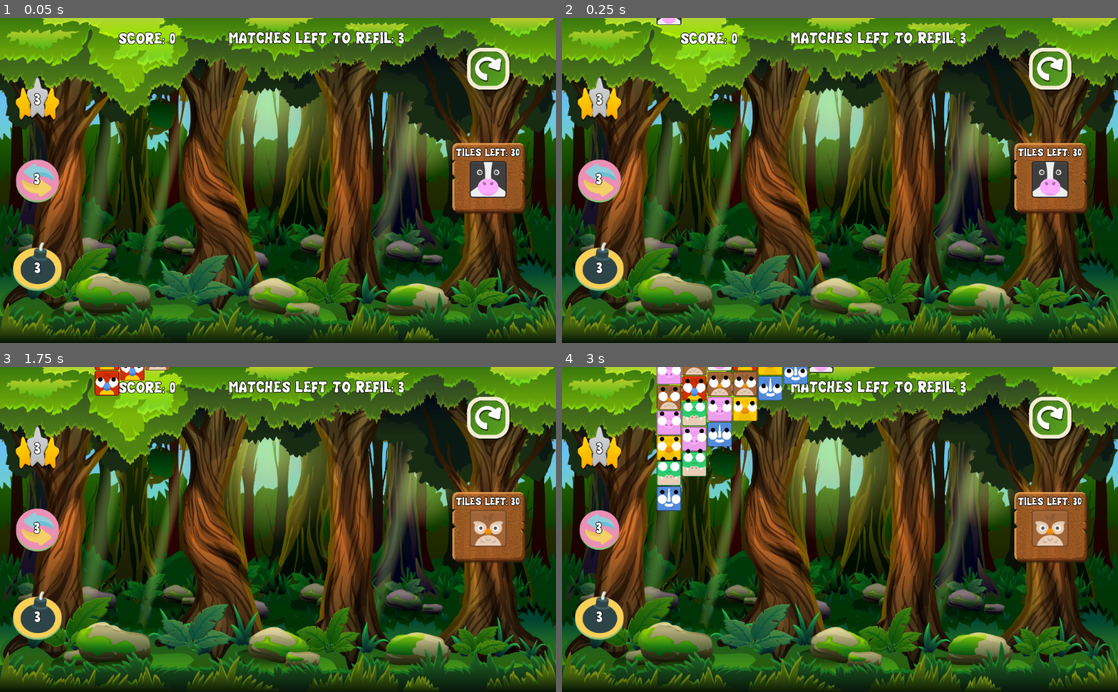
Above: before the commit, frames 1-4 (two rows, left to right).
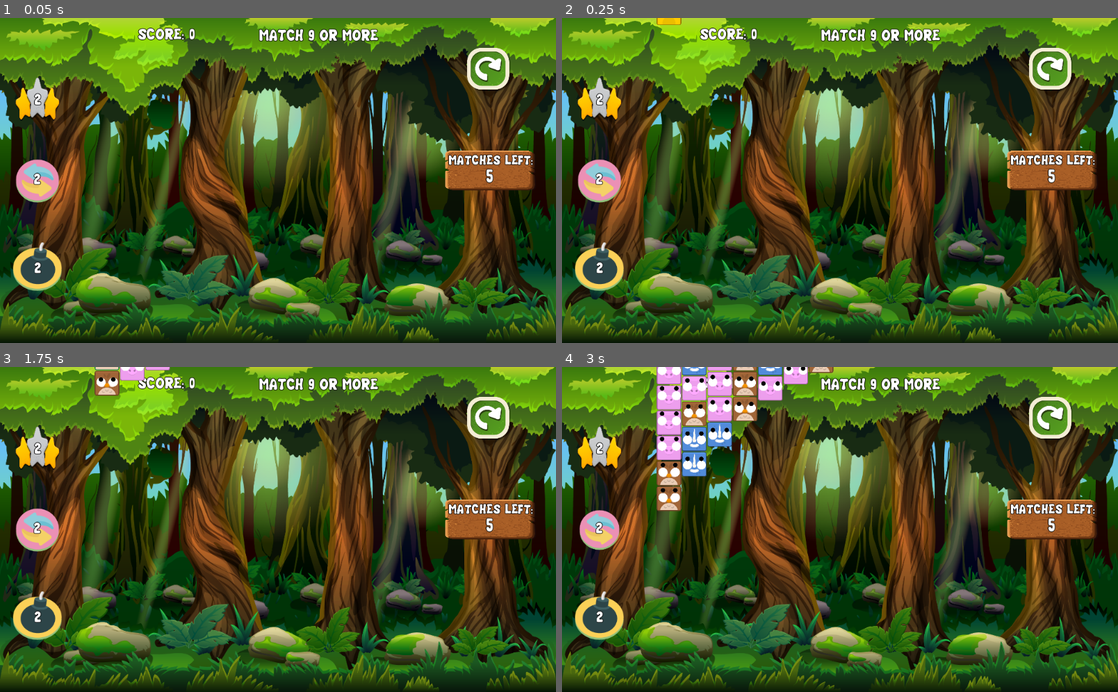
Above: after the commit, the same moments.

Repository: borkoDimitrov/AnimalBlocks
Game: Godot game, scene res://LevelManager.tscn
Two runs of this game, one before a commit and one after it. Both use one fixed random seed, a clock stepped at 60 frames per second and the inputs below.
Inputs (mouse positions are in pixels of both pictures, inside the frame that each line leads up to):
- Up to frame 1 (0.05 s): no input
- Up to frame 2 (0.25 s): no input
- Up to frame 3 (1.75 s): click (489, 419) at 0.5 s; click (489, 419) at 1.25 s
- Up to frame 4 (3 s): click (1051, 419) at 2 s; click (600, 529) at 2.77 s

The runs differ from the first frame. In frame 1, 4.2% of the frame differs, in the area x 6-97%, y 2-79%; in frame 2, 4.3%; in frame 3, 4.6%; in frame 4, 7.3%, in the area x 6-97%, y 0-79%.

Commit message:
Add sounds and initial logic for level difficulties

Diff:
--- a/Level/Level.gd
+++ b/Level/Level.gd
@@ -18,7 +18,6 @@
 	for skill in $"%Skills".get_children():
 		skill.connect("HANDLE_SKILL_ACTIVATION", self, "HandleSkillActivation")
 	$CanvasLayer/LevelRestart.connect("pressed", self, "OnLevelRestartPressed")
-#	$MusicPlayer.pick_song()
 
 
 func initialize(_number_of_animals, _weight):
@@ -130,6 +129,8 @@
 	if group_count >= match_count:
 		CreateLabelForMatch(tile, group_count)
 		OnMatch(tile, group_count)
+	else:
+		$AudioStreamPlayer2D.play()
 
 	tile.UnmarkMatchingGroup()
 
@@ -166,12 +167,18 @@
 	current_score += $"%SmallBomb".skill_uses_left * 50
 
 func LevelWon():
+	get_tree().call_group("tiles", "DisableBlockButton")
+
 	yield(get_tree().create_timer(1), "timeout")
 	CountSkillsScore()
+
 	$"%Label".text = "SCORE: " + str(current_score)
-
-	yield(get_tree().create_timer(1), "timeout")
-	Globals.emit_signal("HANDLE_LEVEL_WON")
+	$AnimatedSprite.show()
+	$AnimatedSprite.play()
 
 func OnLevelRestartPressed():
 	get_tree().reload_current_scene()
+
+
+func _on_AnimatedSprite_animation_finished():
+	Globals.emit_signal("HANDLE_LEVEL_WON")
--- a/Level/Level.tscn
+++ b/Level/Level.tscn
@@ -1,15 +1,55 @@
-[gd_scene load_steps=14 format=2]
+[gd_scene load_steps=55 format=2]
 
 [ext_resource path="res://Level/Level.gd" type="Script" id=1]
 [ext_resource path="res://Utils/AudioPlayer.gd" type="Script" id=2]
 [ext_resource path="res://Assets/Fonts/CHUBBY.TTF" type="DynamicFontData" id=3]
 [ext_resource path="res://Assets/Sprites/CartoonForest.png" type="Texture" id=4]
-[ext_resource path="res://Utils/MusicPlayer.tscn" type="PackedScene" id=5]
+[ext_resource path="res://Assets/Music/Tracks/bump.wav" type="AudioStream" id=5]
 [ext_resource path="res://Assets/Sprites/UI/restart.png" type="Texture" id=6]
 [ext_resource path="res://Skills/SmallBomb.tscn" type="PackedScene" id=7]
 [ext_resource path="res://Skills/MatchTwoTiles.tscn" type="PackedScene" id=8]
 [ext_resource path="res://Skills/SwapTiles.tscn" type="PackedScene" id=9]
 [ext_resource path="res://Assets/Sprites/UI/TargetBackground.png" type="Texture" id=10]
+[ext_resource path="res://Assets/Sprites/UI/StageCleared/StageCleared_13.png" type="Texture" id=11]
+[ext_resource path="res://Assets/Sprites/UI/StageCleared/StageCleared_22.png" type="Texture" id=12]
+[ext_resource path="res://Assets/Sprites/UI/StageCleared/StageCleared_33.png" type="Texture" id=13]
+[ext_resource path="res://Assets/Sprites/UI/StageCleared/StageCleared_27.png" type="Texture" id=14]
+[ext_resource path="res://Assets/Sprites/UI/StageCleared/StageCleared_30.png" type="Texture" id=15]
+[ext_resource path="res://Assets/Sprites/UI/StageCleared/StageCleared_31.png" type="Texture" id=16]
+[ext_resource path="res://Assets/Sprites/UI/StageCleared/StageCleared_10.png" type="Texture" id=17]
+[ext_resource path="res://Assets/Sprites/UI/StageCleared/StageCleared_16.png" type="Texture" id=18]
+[ext_resource path="res://Assets/Sprites/UI/StageCleared/StageCleared_19.png" type="Texture" id=19]
+[ext_resource path="res://Assets/Sprites/UI/StageCleared/StageCleared_37.png" type="Texture" id=20]
+[ext_resource path="res://Assets/Sprites/UI/StageCleared/StageCleared_36.png" type="Texture" id=21]
+[ext_resource path="res://Assets/Sprites/UI/StageCleared/StageCleared_39.png" type="Texture" id=22]
+[ext_resource path="res://Assets/Sprites/UI/StageCleared/StageCleared_14.png" type="Texture" id=23]
+[ext_resource path="res://Assets/Sprites/UI/StageCleared/StageCleared_28.png" type="Texture" id=24]
+[ext_resource path="res://Assets/Sprites/UI/StageCleared/StageCleared_12.png" type="Texture" id=25]
+[ext_resource path="res://Assets/Sprites/UI/StageCleared/StageCleared_38.png" type="Texture" id=26]
+[ext_resource path="res://Assets/Sprites/UI/StageCleared/StageCleared_23.png" type="Texture" id=27]
+[ext_resource path="res://Assets/Sprites/UI/StageCleared/StageCleared_32.png" type="Texture" id=28]
+[ext_resource path="res://Assets/Sprites/UI/StageCleared/StageCleared_11.png" type="Texture" id=29]
+[ext_resource path="res://Assets/Sprites/UI/StageCleared/StageCleared_25.png" type="Texture" id=30]
+[ext_resource path="res://Assets/Sprites/UI/StageCleared/StageCleared_35.png" type="Texture" id=31]
+[ext_resource path="res://Assets/Sprites/UI/StageCleared/StageCleared_21.png" type="Texture" id=32]
+[ext_resource path="res://Assets/Sprites/UI/StageCleared/StageCleared_09.png" type="Texture" id=33]
+[ext_resource path="res://Assets/Sprites/UI/StageCleared/StageCleared_17.png" type="Texture" id=34]
+[ext_resource path="res://Assets/Sprites/UI/StageCleared/StageCleared_24.png" type="Texture" id=35]
+[ext_resource path="res://Assets/Sprites/UI/StageCleared/StageCleared_26.png" type="Texture" id=36]
+[ext_resource path="res://Assets/Sprites/UI/StageCleared/StageCleared_08.png" type="Texture" id=37]
+[ext_resource path="res://Assets/Sprites/UI/StageCleared/StageCleared_15.png" type="Texture" id=38]
+[ext_resource path="res://Assets/Sprites/UI/StageCleared/StageCleared_20.png" type="Texture" id=39]
+[ext_resource path="res://Assets/Sprites/UI/StageCleared/StageCleared_29.png" type="Texture" id=40]
+[ext_resource path="res://Assets/Sprites/UI/StageCleared/StageCleared_34.png" type="Texture" id=41]
+[ext_resource path="res://Assets/Sprites/UI/StageCleared/StageCleared_07.png" type="Texture" id=42]
+[ext_resource path="res://Assets/Sprites/UI/StageCleared/StageCleared_18.png" type="Texture" id=43]
+[ext_resource path="res://Assets/Sprites/UI/StageCleared/StageCleared_06.png" type="Texture" id=44]
+[ext_resource path="res://Assets/Sprites/UI/StageCleared/StageCleared_00.png" type="Texture" id=45]
+[ext_resource path="res://Assets/Sprites/UI/StageCleared/StageCleared_01.png" type="Texture" id=46]
+[ext_resource path="res://Assets/Sprites/UI/StageCleared/StageCleared_03.png" type="Texture" id=47]
+[ext_resource path="res://Assets/Sprites/UI/StageCleared/StageCleared_04.png" type="Texture" id=48]
+[ext_resource path="res://Assets/Sprites/UI/StageCleared/StageCleared_02.png" type="Texture" id=49]
+[ext_resource path="res://Assets/Sprites/UI/StageCleared/StageCleared_05.png" type="Texture" id=50]
 
 [sub_resource type="Theme" id=2]
 
@@ -21,6 +61,14 @@
 
 [sub_resource type="RectangleShape2D" id=1]
 extents = Vector2( 2000, 10 )
+
+[sub_resource type="SpriteFrames" id=4]
+animations = [ {
+"frames": [ ExtResource( 45 ), ExtResource( 46 ), ExtResource( 49 ), ExtResource( 47 ), ExtResource( 48 ), ExtResource( 50 ), ExtResource( 44 ), ExtResource( 42 ), ExtResource( 37 ), ExtResource( 33 ), ExtResource( 17 ), ExtResource( 29 ), ExtResource( 25 ), ExtResource( 11 ), ExtResource( 23 ), ExtResource( 38 ), ExtResource( 18 ), ExtResource( 34 ), ExtResource( 43 ), ExtResource( 19 ), ExtResource( 39 ), ExtResource( 32 ), ExtResource( 12 ), ExtResource( 27 ), ExtResource( 35 ), ExtResource( 30 ), ExtResource( 36 ), ExtResource( 14 ), ExtResource( 24 ), ExtResource( 40 ), ExtResource( 15 ), ExtResource( 16 ), ExtResource( 28 ), ExtResource( 13 ), ExtResource( 41 ), ExtResource( 31 ), ExtResource( 21 ), ExtResource( 20 ), ExtResource( 26 ), ExtResource( 22 ) ],
+"loop": true,
+"name": "default",
+"speed": 20.0
+} ]
 
 [node name="Level" type="Node2D" groups=["level"]]
 script = ExtResource( 1 )
@@ -97,4 +145,13 @@
 [node name="AudioPlayer" type="AudioStreamPlayer2D" parent="."]
 script = ExtResource( 2 )
 
-[node name="MusicPlayer" parent="." instance=ExtResource( 5 )]
+[node name="AudioStreamPlayer2D" type="AudioStreamPlayer2D" parent="."]
+stream = ExtResource( 5 )
+
+[node name="AnimatedSprite" type="AnimatedSprite" parent="."]
+visible = false
+position = Vector2( 823, 538 )
+scale = Vector2( 2, 2 )
+frames = SubResource( 4 )
+
+[connection signal="animation_finished" from="AnimatedSprite" to="." method="_on_AnimatedSprite_animation_finished"]
--- a/LevelManager.gd
+++ b/LevelManager.gd
@@ -2,6 +2,16 @@
 
 var levelDificulty = 0
 var levelTypeIndex = 0
+
+var tileDestroyerEasy = {
+	0 : [2, 0.3, 50, 5],
+	1 : [3, 0.3, 5, 9]
+}
+var tileDestroyerHard = {
+	0 : [4, 0.3, 50, 5],
+	1 : [5, 0.3, 5, 9]
+}
+var tileDestroyerDiff = [tileDestroyerEasy, tileDestroyerHard]
 
 onready var levels = [
 	preload("res://Level/ClassicLevel.tscn"),
@@ -18,7 +28,7 @@
 
 func StartNextLevel():
 	levelDificulty = levelTypeIndex / levels.size()
-	var level = levels[1]
+	var level = levels[2]
 #	var level = levels[levelTypeIndex % levels.size()]
 	var level_path = level.resource_path
 
@@ -32,7 +42,7 @@
 	elif level_path == "res://Level/LevelTileCount.tscn":
 		var scene = level.instance()
 		add_child(scene)
-		scene.initializeTileCounter(7, 0.0, 30, 3)
+		scene.initializeTileCounter(2, 0.0, 30, 3)
 		# EASY
 		# 2, 0.3, 50, 5
 		# 3, 0.3, 40, 5
@@ -67,7 +77,8 @@
 	elif level_path == "res://Level/LevelTileDestroyer.tscn":
 		var scene = level.instance()
 		add_child(scene)
-		scene.initializeTileDestroyer(7, 0.1, 10, 5)
+		var levelDif = tileDestroyerDiff[0][1]
+		scene.initializeTileDestroyer(levelDif[0], levelDif[1], levelDif[2], levelDif[3])
 		# EASY
 		# 2, 0.3, 3, 10
 		# 3, 0.3, 5, 9
--- a/Skills/SmallBomb.gd
+++ b/Skills/SmallBomb.gd
@@ -5,6 +5,8 @@
 func HandleTileClick(tile) -> bool:
 	emit_signal("DESTROY_TILE", tile)
 
+	$AudioStreamPlayer2D.play()
+
 	UseSkill()
 	DeactivateSkill()
 
--- a/Skills/SmallBomb.tscn
+++ b/Skills/SmallBomb.tscn
@@ -1,9 +1,10 @@
-[gd_scene load_steps=5 format=2]
+[gd_scene load_steps=6 format=2]
 
 [ext_resource path="res://Assets/Sprites/Icons/bomb_skill.png" type="Texture" id=1]
 [ext_resource path="res://Skills/BaseSkill.tscn" type="PackedScene" id=2]
 [ext_resource path="res://Skills/SmallBomb.gd" type="Script" id=3]
 [ext_resource path="res://normal_font.tres" type="DynamicFont" id=4]
+[ext_resource path="res://Assets/Music/Tracks/break_brick.wav" type="AudioStream" id=5]
 
 [node name="SmallBomb" instance=ExtResource( 2 )]
 script = ExtResource( 3 )
@@ -25,3 +26,6 @@
 mouse_filter = 2
 custom_fonts/normal_font = ExtResource( 4 )
 text = "3"
+
+[node name="AudioStreamPlayer2D" type="AudioStreamPlayer2D" parent="." index="3"]
+stream = ExtResource( 5 )
--- a/Utils/MusicPlayer.gd
+++ /dev/null
@@ -1,11 +0,0 @@
-extends AudioStreamPlayer
-
-var music_tracks = []
-
-func _ready():
-	randomize()
-	music_tracks = FileGrabber.get_file("res://Assets/Music/Tracks/")
-
-func pick_song():
-	stream = load(music_tracks[randi() % music_tracks.size() - 1])
-	play()
--- a/Utils/MusicPlayer.tscn
+++ /dev/null
@@ -1,6 +0,0 @@
-[gd_scene load_steps=2 format=2]
-
-[ext_resource path="res://Utils/MusicPlayer.gd" type="Script" id=1]
-
-[node name="MusicPlayer" type="AudioStreamPlayer"]
-script = ExtResource( 1 )
Not shown, added: Assets/Music/Tracks/break_brick.wav.import
Not shown, added: Assets/Music/Tracks/bump.wav.import
Binary file added: Assets/Sprites/UI/StageCleared/StageCleared_00.png
Not shown, added: Assets/Sprites/UI/StageCleared/StageCleared_00.png.import
Binary file added: Assets/Sprites/UI/StageCleared/StageCleared_01.png
Not shown, added: Assets/Sprites/UI/StageCleared/StageCleared_01.png.import
Binary file added: Assets/Sprites/UI/StageCleared/StageCleared_02.png
Not shown, added: Assets/Sprites/UI/StageCleared/StageCleared_02.png.import
Binary file added: Assets/Sprites/UI/StageCleared/StageCleared_03.png
Not shown, added: Assets/Sprites/UI/StageCleared/StageCleared_03.png.import
Binary file added: Assets/Sprites/UI/StageCleared/StageCleared_04.png
Not shown, added: Assets/Sprites/UI/StageCleared/StageCleared_04.png.import
(and 72 more such lines)
